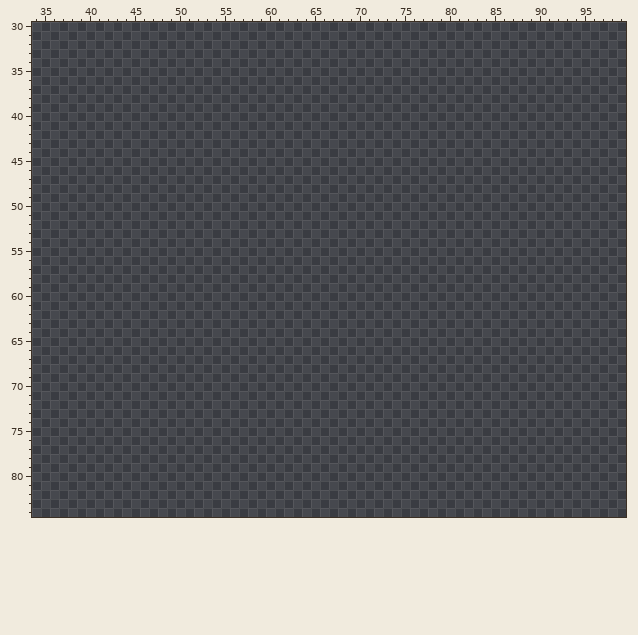
Edited in one commit: pixel-art file (Leore/Content/items.aseprite). The picture above was drawn from the file before the commit.
256x256 pixels, 1 frame. Colours within 5 levels of each other are drawn and written as one. Shown: x 34..99, y 30..84.
And afterwards:
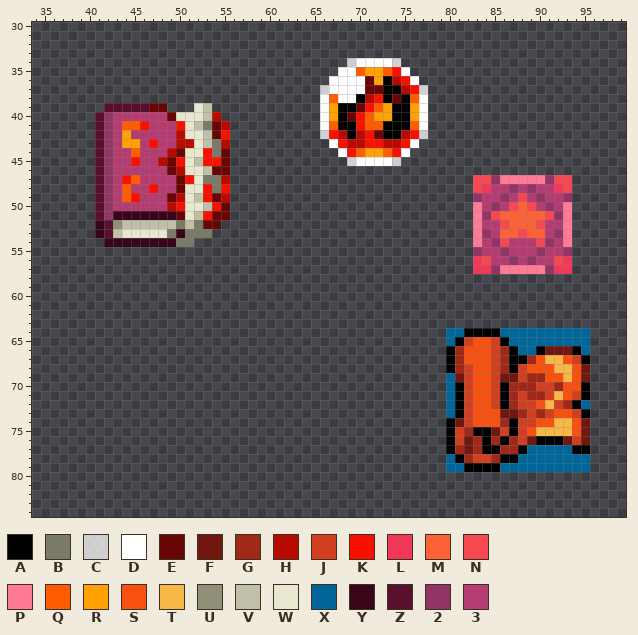
Palette (. is transparent): A #000000  B #7a7a69  C #ffffffbf  D #ffffff  E #690504  F #701810  G #a02818  H #b80b00  J #d04020  K #f81100  L #f13859  M #fb6236  N #f64850  P #ff7a95  Q #ff5c00  R #ffa100  S #f85010  T #f8b848  U #909078  V #c0c0a8  W #e8e8d0  X #006699  Y #380519  Z #58102d  2 #913566  3 #b53c70
Difference:
@@ x 34..99 @@
 33 ..................................................................
-34 ..................................................................
-35 ..................................................................
-36 ..................................................................
-37 ..................................................................
-38 ..................................................................
-39 ..................................................................
-40 ..................................................................
-41 ..................................................................
-42 ..................................................................
-43 ..................................................................
-44 ..................................................................
-45 ..................................................................
-46 ..................................................................
-47 ..................................................................
-48 ..................................................................
-49 ..................................................................
-50 ..................................................................
-51 ..................................................................
-52 ..................................................................
-53 ..................................................................
-54 ..................................................................
-55 ..................................................................
-56 ..................................................................
-57 ..................................................................
+34 ...................................CDDDDC.........................
+35 ..................................DDQRRQKD........................
+36 .................................DDDDERAHKD.......................
+37 ................................CDDDDEEAAHKC......................
+38 ................................DQDDAHKAEAQD......................
+39 ........ZZZZZEE...WV............DRAAEKQRAARD......................
+40 .......Z2333333EWWWVH...........DRAEKQRRAARD......................
+41 .......Z23QQK333KWVBEH..........DQAAKQQAAAQD......................
+42 .......Z23R33333HWWVEK..........CKHAHKEAAHKC......................
+43 .......Z23RR3K33HHWVBH...........DKHHKKHHKD.......................
+44 .......Z233Q333HEWWKBE............DKQRRQKD........................
+45 .......Z233K33HEKWVKKE.............CDDDDC.........................
+46 .......Z2333333EHWWVEE............................................
+47 .......Z23KQ3333EKWBBH...........................NN2PPPPP2NN......
+48 .......Z23Q33K33EWWKBK...........................NL3323233LN......
+49 .......Z23QK333EHWVKEH...........................23323N32332......
+50 .......Z2333333HKWWVKE...........................P323NMN323P......
+51 .......Z2YYYYYYYEWVKEE...........................P2NMMMMMN2P......
+52 .......YZUVVVVVVBVBEE............................P33NMMMN33P......
+53 .......YZVWWWWWBYBBB.............................P23MMNMM32P......
+54 ........YYYYYYYYBB...............................P32N333N23P......
+55 .................................................23323332332......
+56 .................................................LN3323233NL......
+57 .................................................LL2PPPPP2LL......
 58 ..................................................................
@@ x 78..97 @@
 63 ....................
-64 ....................
-65 ....................
-66 ....................
-67 ....................
-68 ....................
-69 ....................
-70 ....................
-71 ....................
-72 ....................
-73 ....................
-74 ....................
-75 ....................
-76 ....................
-77 ....................
-78 ....................
-79 ....................
+64 ..XXAAAAXXXXXXXXXX..
+65 ..XAJSSJAXXXXXXXXX..
+66 ..AGSSSJGAXXAFFFAX..
+67 ..AGSSSJGAAGSTTSJA..
+68 ..AGJSSJGAJSSSTTSF..
+69 ..XFJSSJFFJGGSSTSF..
+70 ..XAJSSJAGGGJJGSSA..
+71 ..XAJSSJAGJGGJTSJA..
+72 ..XAJSSJAGJJSTJGAX..
+73 ..XAJSSSFFGJGJSSJA..
+74 ..AFJSSSGAJJSSTTSF..
+75 ..AJGAAFJAJSTTTTSF..
+76 ..AJFGAGAGJFAAAFJF..
+77 ..AGFGAAGGAXXXXXAA..
+78 ..XAGJJGAAXXXXXXXX..
+79 ..XXAAAAXXXXXXXXXX..
 80 ....................
